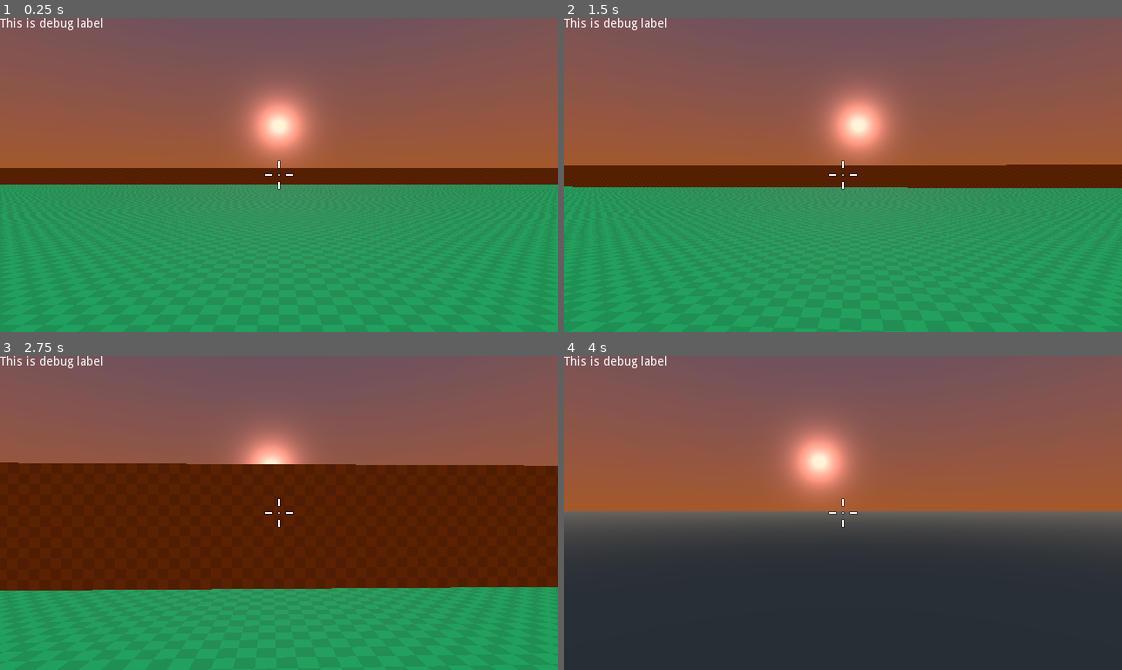
Above: before the commit, frames 1-4 (two rows, left to right).
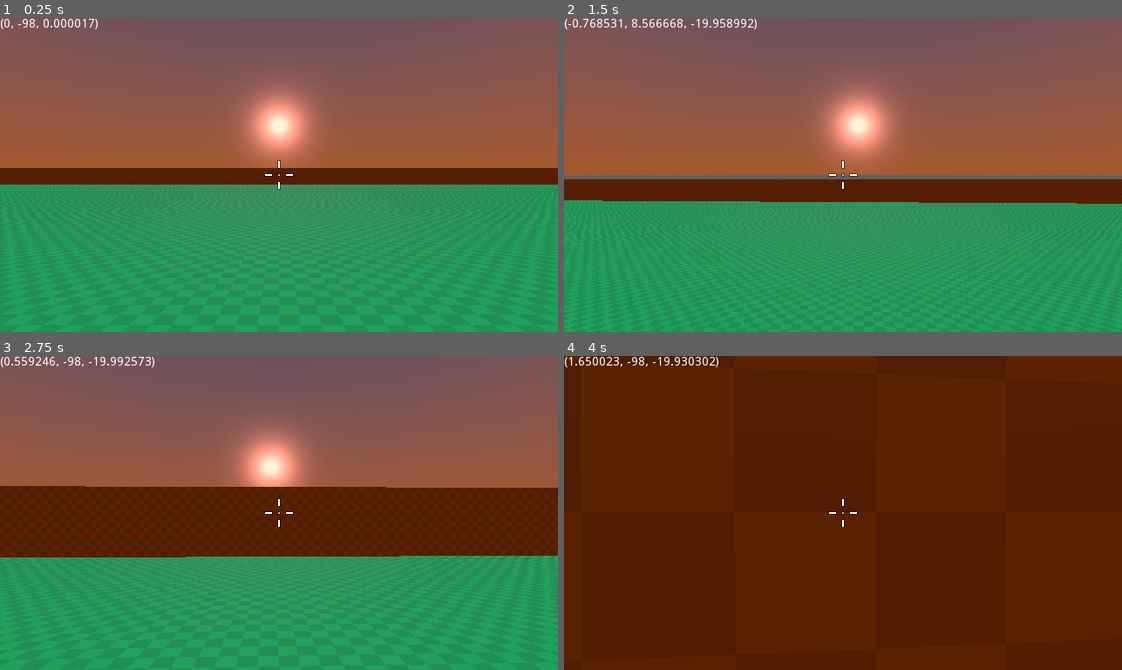
Above: after the commit, the same moments.

Repository: TrickyFatCat/classic-fps-prototype
Game: Godot game, scene res://levels/TestLevel.tscn
Two runs of this game, one before a commit and one after it. Both use one fixed random seed, a clock stepped at 60 frames per second and the inputs below.
Inputs (mouse positions are in pixels of both pictures, inside the frame that each line leads up to):
- Up to frame 1 (0.25 s): no input
- Up to frame 2 (1.5 s): tap Enter at 0.5 s; move the mouse to (870, 175) at 0.52 s; hold Space (jump) 0.53-1.28 s; hold , (move_forward) from 0.53 s (still down); move the mouse to (815, 175) at 1.27 s; tap Space (jump) at 1.35 s
- Up to frame 3 (2.75 s): keep holding , (move_forward); tap Space (jump) at 1.52, 1.82 s; move the mouse to (290, 506) at 2.02 s; hold Space (jump) from 2.03 s (still down)
- Up to frame 4 (4 s): keep holding , (move_forward); move the mouse to (837, 519) at 2.77 s; release Space (jump) at 2.78 s; tap Space (jump) at 2.85, 3.02, 3.32 s; move the mouse to (887, 516) at 3.52 s; hold Space (jump) from 3.53 s (still down)

The runs differ from the first frame. In frame 1, 0.3% of the frame differs, in the area x 0-19%, y 0-4%; in frame 2, 9.6%; in frame 3, 18%; in frame 4, 100%, in the area x 0-100%, y 0-100%.

Commit message:
Rework gravity applying logic for Player

Diff:
--- a/levels/TestLevel.tscn
+++ b/levels/TestLevel.tscn
@@ -8,6 +8,13 @@
 [sub_resource type="NavigationMesh" id=1]
 vertices = PoolVector3Array( -49.5, 6.4, -49.2, -49.8, 6.4, -49.5, -50.4, 6.4, -49.5, -50.4, 6.4, -43.5, -49.5, 6.4, -4 …(6961 unchanged characters)…
 polygons = [ PoolIntArray( 1, 0, 2 ), PoolIntArray( 2, 0, 3 ), PoolIntArray( 3, 0, 4 ), PoolIntArray( 6, 5, 7 ), PoolIn …(5675 unchanged characters)…
+
+[sub_resource type="PrismMesh" id=6]
+left_to_right = 1.0
+size = Vector3( 4, 3, 2 )
+
+[sub_resource type="ConvexPolygonShape" id=7]
+points = PoolVector3Array( 2, 1.5, 1, 2, 1.5, -1, 2, 1.5, 1, 2, 1.5, -1, -2, -1.5, 1, 2, -1.5, -1, 2, -1.5, 1, -2, -1.5, -1, 2, 1.5, 1, 2, 1.5, -1, 2, 1.5, -1, 2, 1.5, 1, 2, -1.5, 1, -2, -1.5, -1, 2, -1.5, -1, -2, -1.5, 1, -2, -1.5, 1, 2, -1.5, 1, -2, -1.5, -1, 2, -1.5, -1 )
 
 [sub_resource type="CubeMesh" id=2]
 
@@ -56,6 +63,17 @@
 [node name="Wall4" parent="Navigation/NavigationMeshInstance/Ground" instance=ExtResource( 2 )]
 transform = Transform( -1.62921e-07, 0, 1, 0, 1, 0, -1, 0, -1.62921e-07, -50, 0, 0 )
 
+[node name="MeshInstance" type="MeshInstance" parent="Navigation/NavigationMeshInstance/Ground"]
+transform = Transform( 1, 0, 0, 0, 1, 0, 0, 0, 1, 4.06857, 1.5, 0 )
+mesh = SubResource( 6 )
+material/0 = null
+
+[node name="StaticBody" type="StaticBody" parent="Navigation/NavigationMeshInstance/Ground/MeshInstance"]
+collision_mask = 0
+
+[node name="CollisionShape" type="CollisionShape" parent="Navigation/NavigationMeshInstance/Ground/MeshInstance/StaticBody"]
+shape = SubResource( 7 )
+
 [node name="Crate" type="MeshInstance" parent="Navigation/NavigationMeshInstance"]
 transform = Transform( 1, 0, 0, 0, 1, 0, 0, 0, 1, 23.8218, 1, 0 )
 mesh = SubResource( 2 )
--- a/src/entity/player/player.gd
+++ b/src/entity/player/player.gd
@@ -3,19 +3,23 @@
 
 const CAM_ROT_MIN : float = -90.0
 const CAM_ROT_MAX : float = 90.0
+const GROUND_CHECK_DISTANCE : float = 0.25
+const GROUND_COLLISION_MASK : int = 1
 
 var _move_direction : Vector3 = Vector3.ZERO
 var _player_direction : Vector3 = Vector3.ZERO
 var _velocity_horizontal : Vector3 = Vector3.ZERO
 var _velocity_vertical : Vector3 = Vector3.ZERO
+var _is_on_ground : bool = true
+
 var health_node : BaseResource
 
 export var acceleration : float = 15.0
-export var speed_max : float = 25.0
+export var speed_max : float = 20.0
 export var ground_friction : float = 12.0
-export var air_friction : float = 1.5
-export var jump_force : float = 25.0
-export var gravity : float = 60.0
+export var air_friction : float = 3.0
+export var jump_force : float = 20.0
+export var gravity : float = 98.0
 export var air_control_factor : float = 0.1
 export var mouse_sens : float = 0.1
 export var ignore_rotation : bool = false
@@ -26,6 +30,7 @@
 
 func _init() -> void:
 	Input.set_mouse_mode(Input.MOUSE_MODE_CAPTURED)
+
 	health_node = BaseResource.new(health_max, health_max);
 	health_node.name = "HealthPoints"
 	add_child(health_node);
@@ -34,6 +39,7 @@
 func _input(event: InputEvent) -> void:
 	_rotate_camera(event)
 	if event.is_action_pressed("jump"):
+		return
 		_apply_jump()
 
 
@@ -42,11 +48,15 @@
 
 
 func _physics_process(delta: float) -> void:
+	var ground_collision : Dictionary = _get_ground_collision()
+	_is_on_ground = not ground_collision.empty()
 	_move_direction = _move_direction.rotated(Vector3.UP, rotation.y)
 	_calculate_horizontal_velocity(_move_direction)
-	_apply_gravity()
+	_calculate_vertical_velocity()
+	_apply_jump()
 	var velocity = _velocity_horizontal + _velocity_vertical
-	move_and_slide(velocity, Vector3.UP)
+	move_and_slide(velocity, Vector3.UP, true, 4, 1)
+	$Label.text = String(velocity)
 
 
 func _rotate_camera(event: InputEvent) -> void:
@@ -73,13 +83,22 @@
 	_velocity_horizontal = _velocity_horizontal.linear_interpolate(direction * speed_max, velocity_factor * get_physics_process_delta_time())
 
 
-func _apply_gravity() -> void:
-	if is_on_floor():
-		return
-
-	_velocity_vertical.y -= gravity * get_physics_process_delta_time()
+func _calculate_vertical_velocity() -> void:
+	if not is_on_floor():
+		_velocity_vertical += Vector3.DOWN * gravity * get_physics_process_delta_time()
+	elif is_on_floor() and _is_on_ground:
+		_velocity_vertical = -get_floor_normal() * gravity
+	else:
+		_velocity_vertical = -get_floor_normal()
 
 
 func _apply_jump() -> void:
-	if is_on_floor() :
-		_velocity_vertical.y = jump_force
+	if (is_on_floor() or _is_on_ground) and Input.is_action_just_pressed("jump"):
+		_velocity_vertical = Vector3.UP * jump_force
+
+
+func _get_ground_collision() -> Dictionary:
+	var space_state = get_world().direct_space_state
+	var start_point : Vector3 = global_transform.origin
+	var end_point : Vector3 = start_point + Vector3.DOWN * GROUND_CHECK_DISTANCE
+	return space_state.intersect_ray(start_point, end_point, [self], GROUND_COLLISION_MASK)
Not shown: 1 places in levels/TestLevel.tscn that only renumber resources
